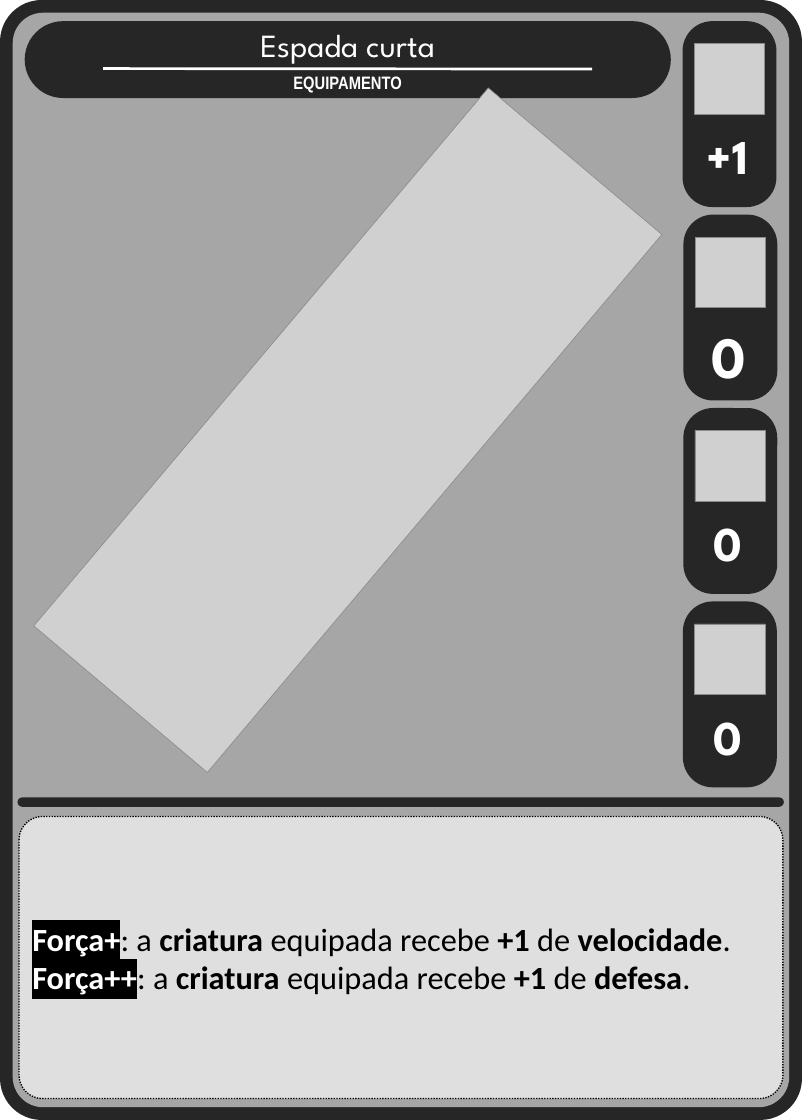
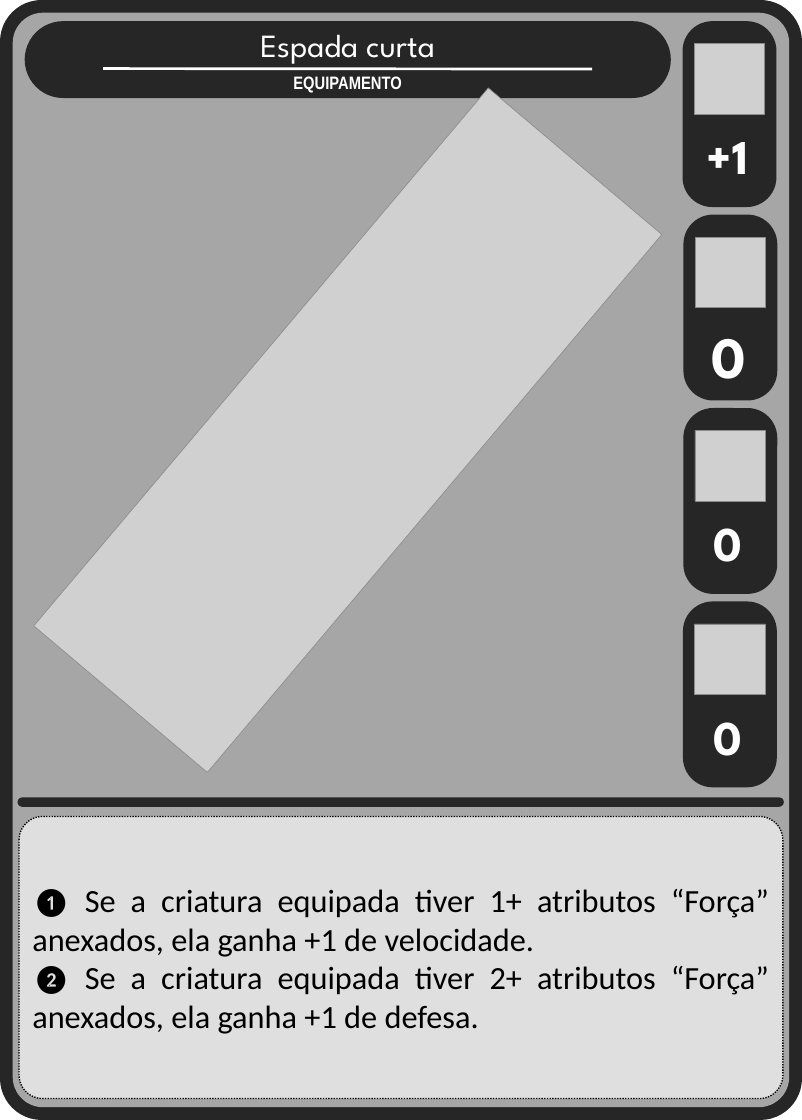
Before and after one commit to Aleyxom/Minimalist-Card-Game, a slide deck: slide 1 of slides tipos cartas/equipamentos.pptx. Drawn at 802x1120 pixels with LibreOffice and Linux fonts; fonts in the diff are those of the drawing; grey boxes stand for pictures. Boxes give left, top, right and bottom in pixels: in the first picture for what was removed or moved away, otherwise in the second. Text is boxed around its words. In the diff, an @@ line names an element or a change of style, - is before the commit and + after.

```diff
--- a/slides tipos cartas/equipamentos.pptx
+++ b/slides tipos cartas/equipamentos.pptx
@@ text in rounded rectangle at [32, 888, 769, 1034]: text changed; bold off @@
-Força+: a criatura equipada recebe +1 de velocidade.
-Força++: a criatura equipada recebe +1 de defesa.
+❶ Se a criatura equipada tiver 1+ atributos “Força” anexados, ela ganha +1 de velocidade.
+❷ Se a criatura equipada tiver 2+ atributos “Força” anexados, ela ganha +1 de defesa.
```
Also in this commit, not shown: 6 other slides changed, 1 slide added, 7 other files.
